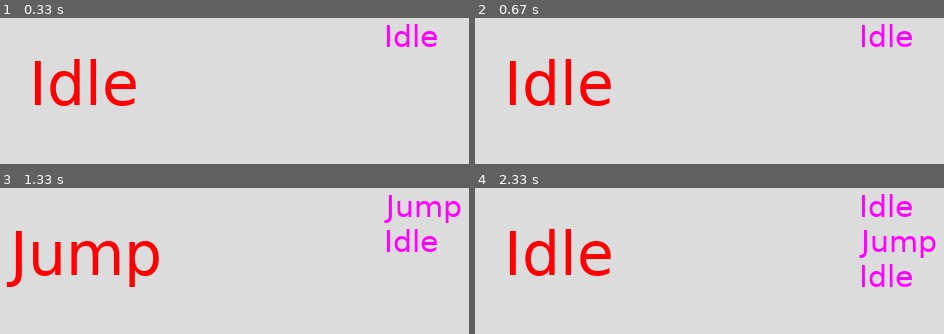
Above: before the commit, frames 1-4 (two rows, left to right).
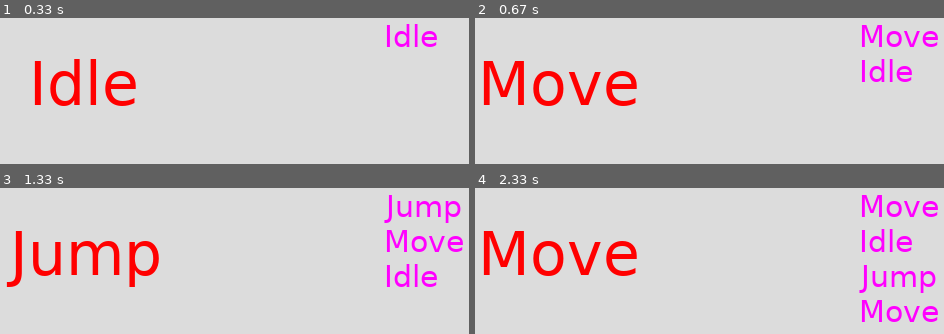
Above: after the commit, the same moments.

Repository: alberto-battistel/Experiment_with_Pygame
Game: pygame game, started from FSM.py
Two runs of this game, one before a commit and one after it. Both use one fixed random seed, a clock stepped at 60 frames per second and the inputs below.
Inputs:
- Up to frame 1 (0.33 s): no input
- Up to frame 2 (0.67 s): hold Right from 0.33 s (still down)
- Up to frame 3 (1.33 s): release Right at 0.8 s; hold Up 0.83-1.13 s
- Up to frame 4 (2.33 s): tap Space at 1.67 s; hold Left from 2 s (still down)

Frame 1 is identical in both runs. In frame 2, 7.1% of the frame differs, in the area x 1-99%, y 4-61%; in frame 3, 1.9%; in frame 4, 10%, in the area x 1-99%, y 4-92%.

Commit message:
Now it works.

Diff:
--- a/FSM.py
+++ b/FSM.py
@@ -77,7 +77,7 @@
 
     is_on_ground = Condition(Inputs.Shot)
     is_jumping = Condition(Inputs.Up)
-    is_moving = Condition([Inputs.Left, Inputs.Right])
+    is_moving = Condition(Inputs.Left, Inputs.Right)
     is_ducking = Condition(Inputs.Down)
 
     fsm = FiniteStateMachine()
